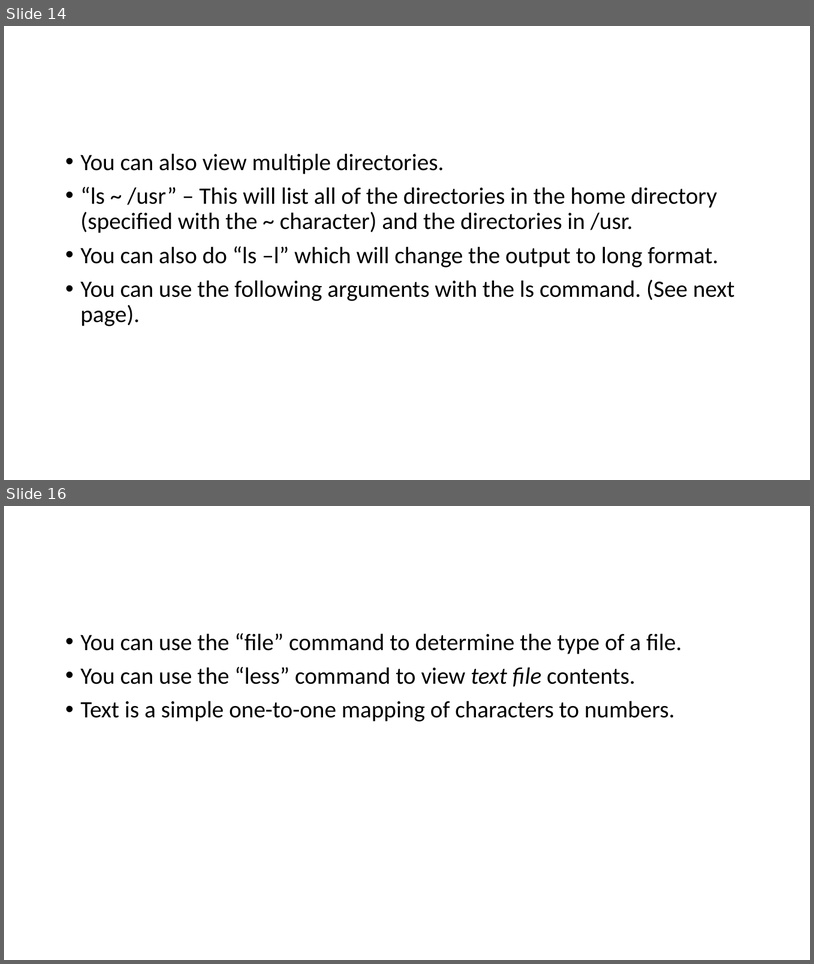
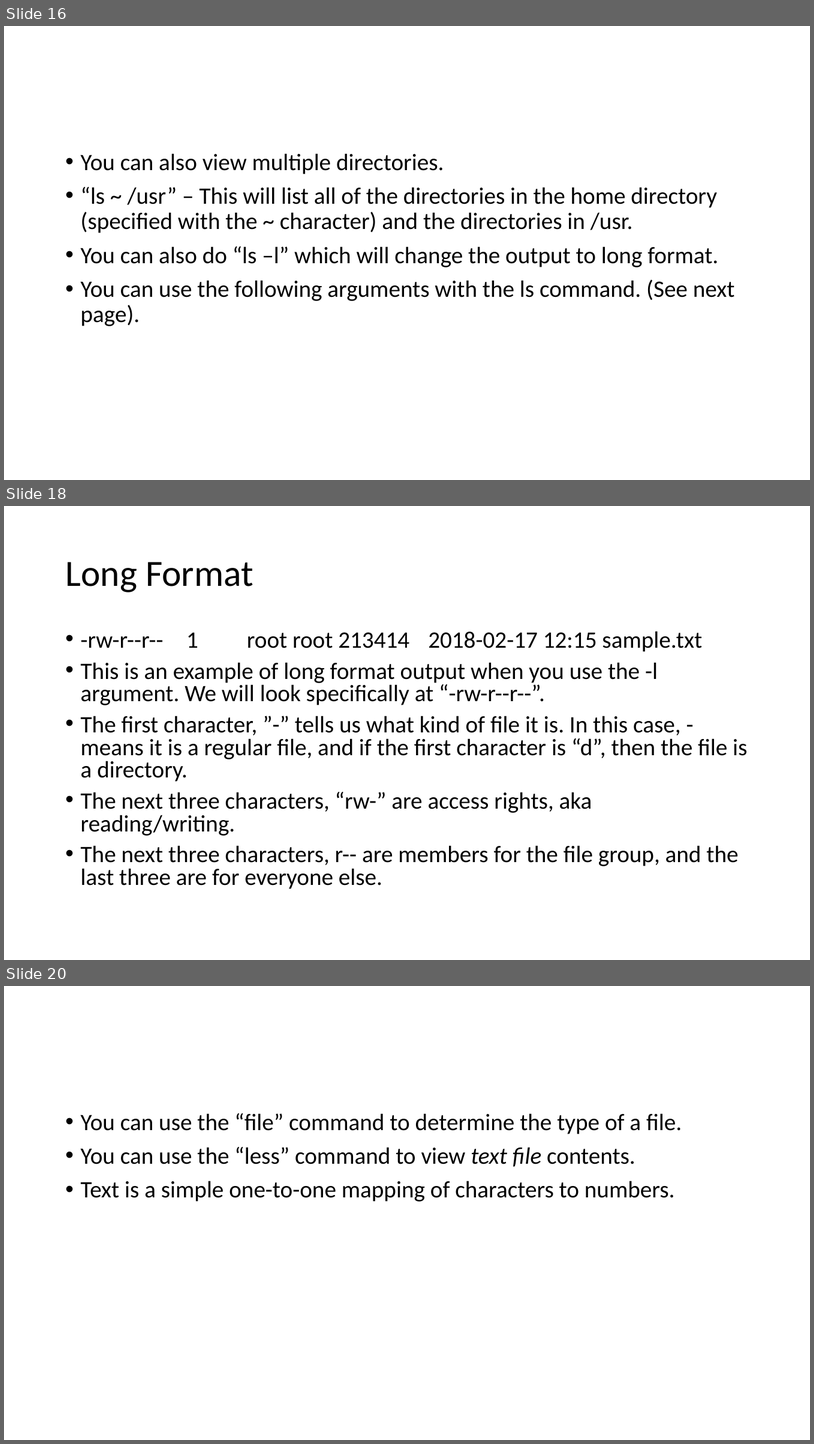
Before and after one commit to znorcross211/CSI402-Notes, a slide deck: Notes/shell-notes.pptx. Shown one above the other, each under a label of ours: slides 14 and 16 before the commit, slides 16, 18 and 20 after it; the slides between them are not shown. The pictures are 814x964 and 814x1444 pixels, drawn with LibreOffice and Linux fonts; fonts in the diff are those of the drawing. Boxes give left, top, right and bottom in pixels: in the first picture for what was removed or moved away, otherwise in the second. Text is boxed around its words. In the diff, an @@ line names an element or a change of style, - is before the commit and + after.

```diff
--- a/Notes/shell-notes.pptx
+++ b/Notes/shell-notes.pptx
@@ slide 18 added at box(4, 506, 810, 960), background #FFFFFF @@
@@ title added at box(65, 562, 254, 592), 44 pt, text #000000 @@
+Long Format
@@ text added at box(81, 631, 747, 889), 28 pt, text #000000 @@
+• -rw-r--r-- 1 root root 213414 2018-02-17 12:15 sample.txt
+• This is an example of long format output when you use the -l argument. We will look specifically at “-rw-r--r--”.
+• The first character, ”-” tells us what kind of file it is. In this case, - means it is a regular file, and if the first character is “d”, then the file is a directory.
+• The next three characters, “rw-” are access rights, aka reading/writing.
+• The next three characters, r-- are members for the file group, and the last three are for everyone else.
@@ what was slide 14 is now slide 16 @@
@@ what was slide 16 is now slide 20 @@
```
Also in this commit, not shown: 2 slides changed, 5 other slides added, 1 slide removed, 2 other files.
